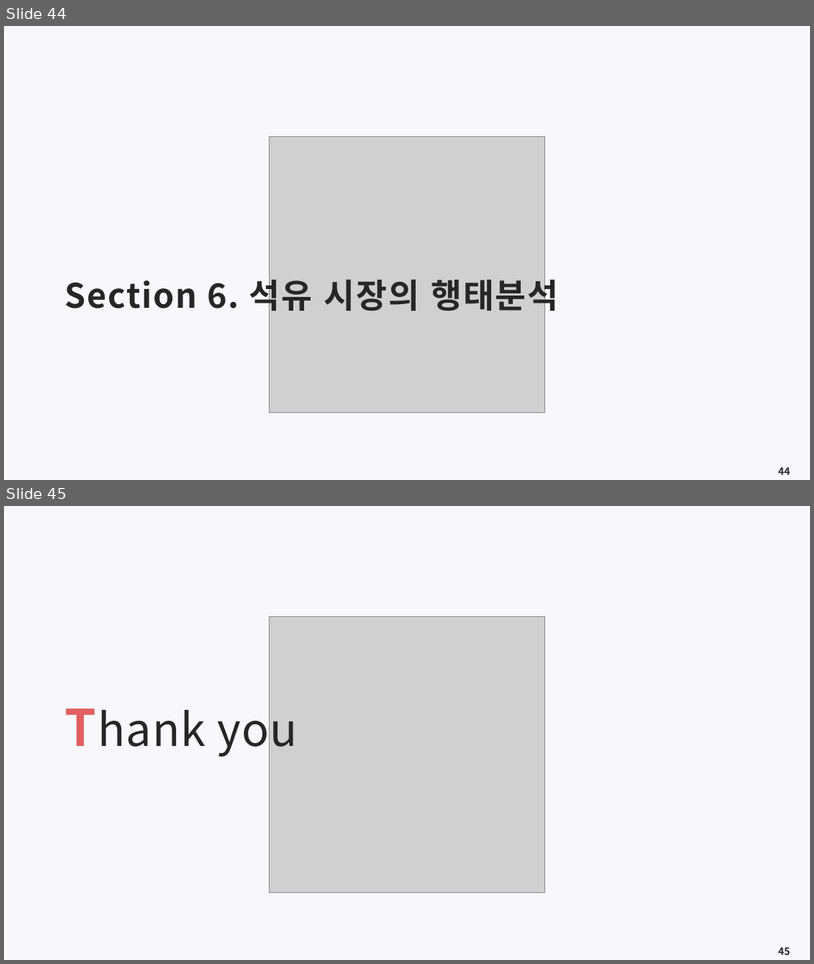
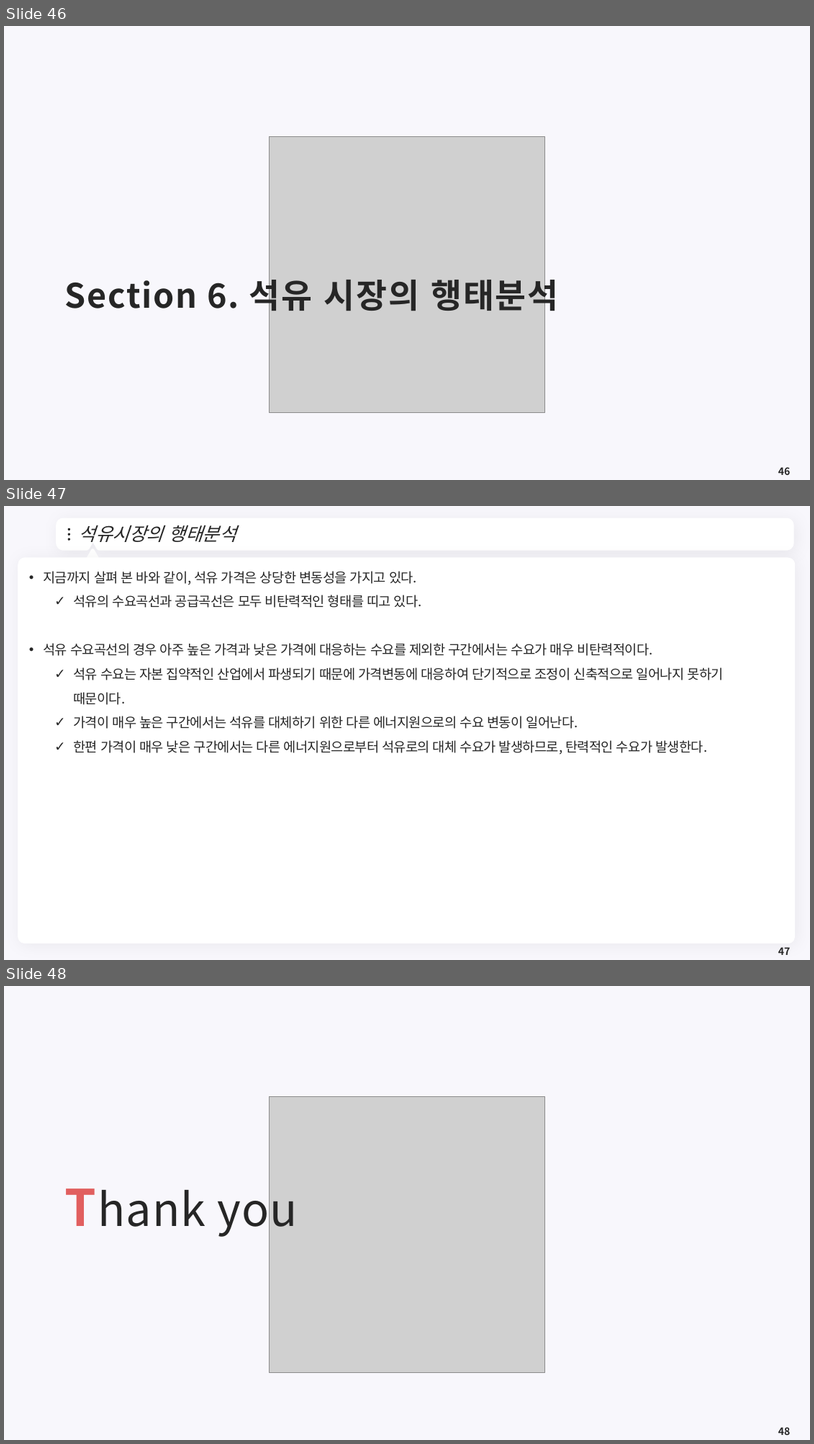
Before and after one commit to meandthey/Teaching, a slide deck: 에너지경제학/자원에너지경제학_Chapter_3 (석유).pptx. Shown one above the other, each under a label of ours: slides 44 and 45 before the commit, slides 46, 47 and 48 after it. The pictures are 814x964 and 814x1444 pixels, drawn with LibreOffice and Linux fonts; fonts in the diff are those of the drawing; grey boxes stand for pictures; background and template pictures are left out. Boxes give left, top, right and bottom in pixels: in the first picture for what was removed or moved away, otherwise in the second. Text is boxed around its words. In the diff, an @@ line names an element or a change of style, - is before the commit and + after.

```diff
--- a/에너지경제학/자원에너지경제학_Chapter_3 (석유).pptx
+++ b/에너지경제학/자원에너지경제학_Chapter_3 (석유).pptx
@@ slide 47 added at <box>4,506,810,960</box>, background #F8F7FC @@
@@ freeform shape added at <box>59,521,792,548</box>, fill #FFFFFF, outline #FFFFFF 7.25 pt @@
@@ title added at <box>79,525,237,542</box>, 22 pt, text #262626, italic @@
+석유시장의 행태분석
@@ ellipse added at <box>68,528,70,530</box>, fill #262626 @@
@@ ellipse added at <box>68,533,70,536</box>, fill #262626 @@
@@ ellipse added at <box>68,538,70,541</box>, fill #262626 @@
@@ freeform shape added at <box>775,530,782,539</box>, fill #FFFFFF @@
@@ rounded rectangle added at <box>18,557,796,943</box>, fill #FFFFFF @@
@@ triangle added at <box>85,550,100,562</box>, fill #FFFFFF, outline #FFFFFF 3.75 pt @@
@@ text added at <box>43,571,724,754</box>, 16 pt, text #262626 @@
+• 지금까지 살펴 본 바와 같이, 석유 가격은 상당한 변동성을 가지고 있다.
+  ✓ 석유의 수요곡선과 공급곡선은 모두 비탄력적인 형태를 띠고 있다.
+• 석유 수요곡선의 경우 아주 높은 가격과 낮은 가격에 대응하는 수요를 제외한 구간에서는 수요가 매우 비탄력적이다.
+  ✓ 석유 수요는 자본 집약적인 산업에서 파생되기 때문에 가격변동에 대응하여 단기적으로 조정이 신축적으로 일어나지 못하기 때문이다.
+  ✓ 가격이 매우 높은 구간에서는 석유를 대체하기 위한 다른 에너지원으로의 수요 변동이 일어난다.
+  ✓ 한편 가격이 매우 낮은 구간에서는 다른 에너지원으로부터 석유로의 대체 수요가 발생하므로, 탄력적인 수요가 발생한다.
@@ page number added at <box>779,947,790,955</box>, 12 pt, text #262626, bold @@
+47
@@ what was slide 44 is now slide 46 @@
@@ page number at <box>779,467,790,475</box>: text changed @@
-44
+46
@@ what was slide 45 is now slide 48 @@
```
Also in this commit, not shown: 1 slide changed, 2 other slides added, 1 other file.
